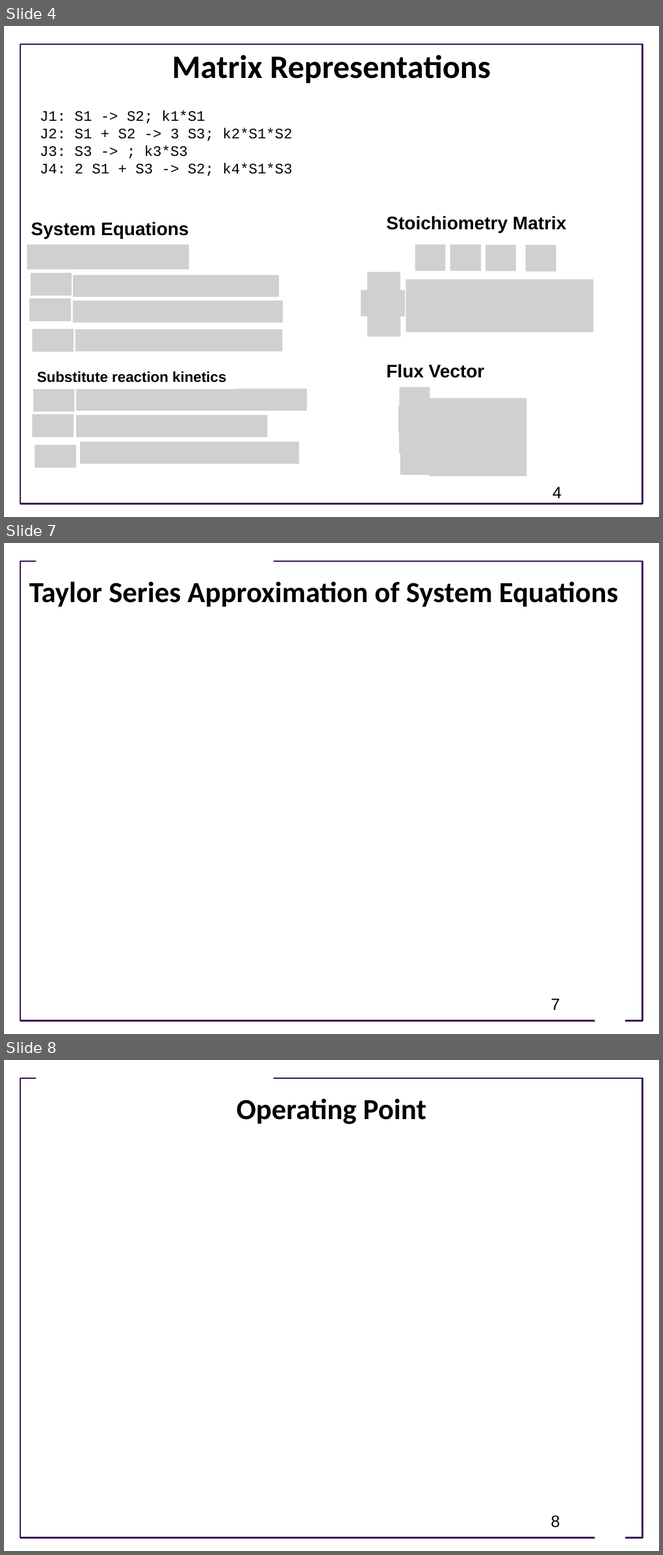
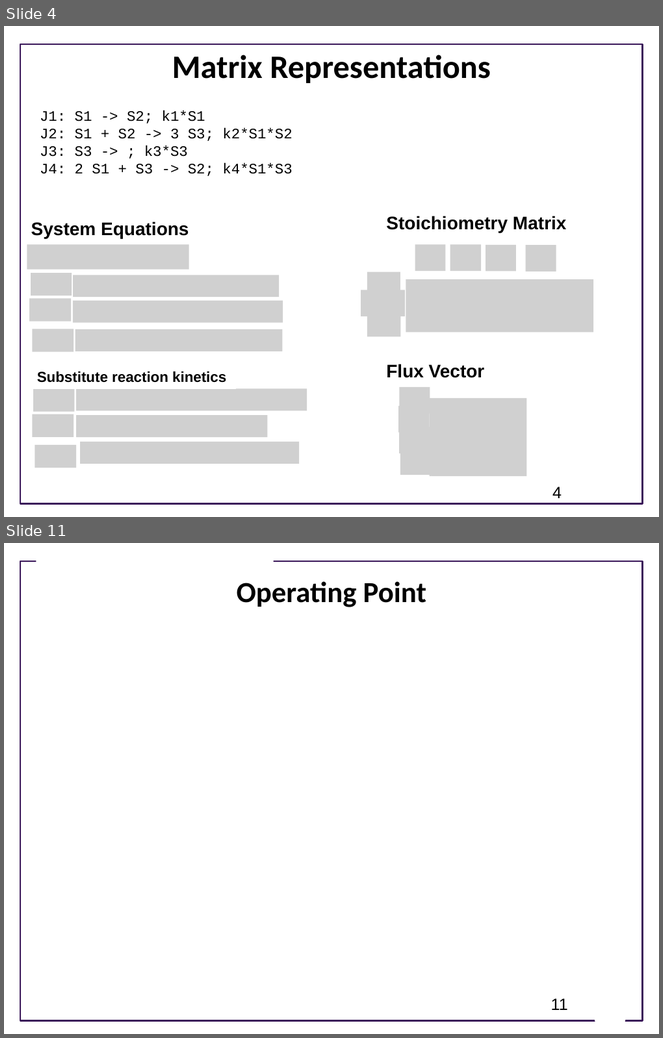
Before and after one commit to joseph-hellerstein/advanced-controls-lectures, a slide deck: Lecture_9-Accuracy-Of-Linear-Models/Linearizing-Reaction-Networks.pptx. Shown one above the other, each under a label of ours: slides 4, 7 and 8 before the commit, slides 4 and 11 after it; the slides between them are not shown. The pictures are 663x1555 and 663x1038 pixels, drawn with LibreOffice and Linux fonts; fonts in the diff are those of the drawing; grey boxes stand for pictures; background and template pictures are left out. Boxes give left, top, right and bottom in pixels: in the first picture for what was removed or moved away, otherwise in the second. Text is boxed around its words. In the diff, an @@ line names an element or a change of style, - is before the commit and + after.

```diff
--- a/Lecture_9-Accuracy-Of-Linear-Models/Linearizing-Reaction-Networks.pptx
+++ b/Lecture_9-Accuracy-Of-Linear-Models/Linearizing-Reaction-Networks.pptx
@@ slide 7 removed at <box>4,543,659,1034</box>, background #FFFFFF; not listed: 3 template elements that a slide beside it also shows @@
@@ title removed at <box>29,581,618,607</box> @@
-Taylor Series Approximation of System Equations
@@ page number removed at <box>551,999,560,1010</box> @@
-7
@@ what was slide 8 is now slide 11 @@
@@ page number at <box>551,999,568,1010</box>: text changed @@
-8
+11
```
Also in this commit, not shown: 1 slide changed, 5 slides added, 1 other slide removed, 1 other file.
